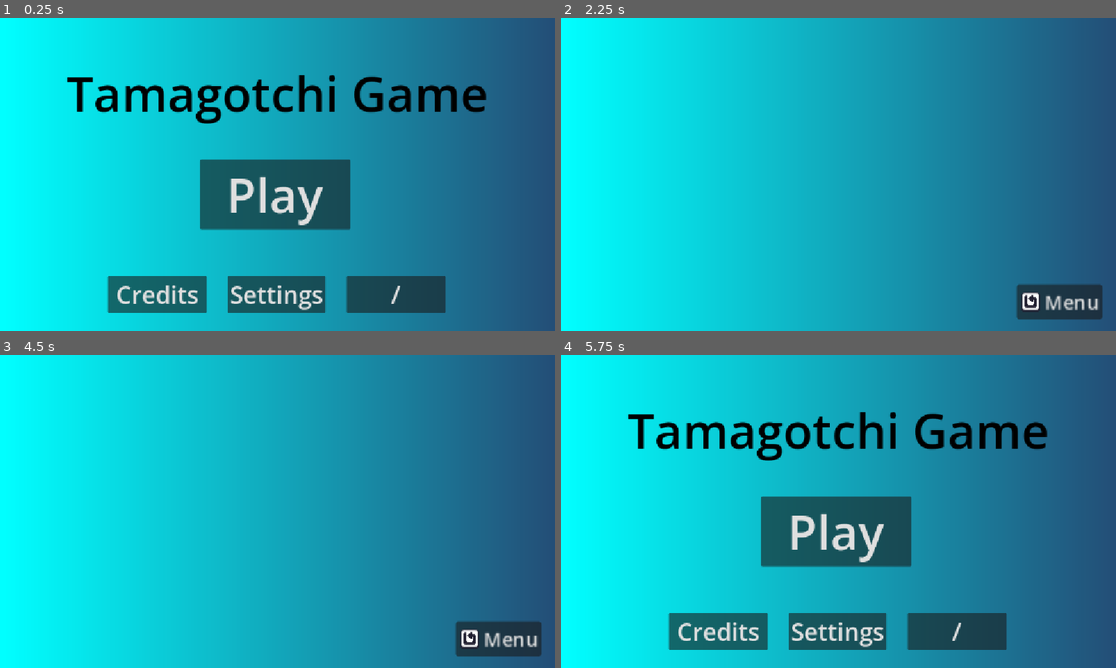
Above: before the commit, frames 1-4 (two rows, left to right).
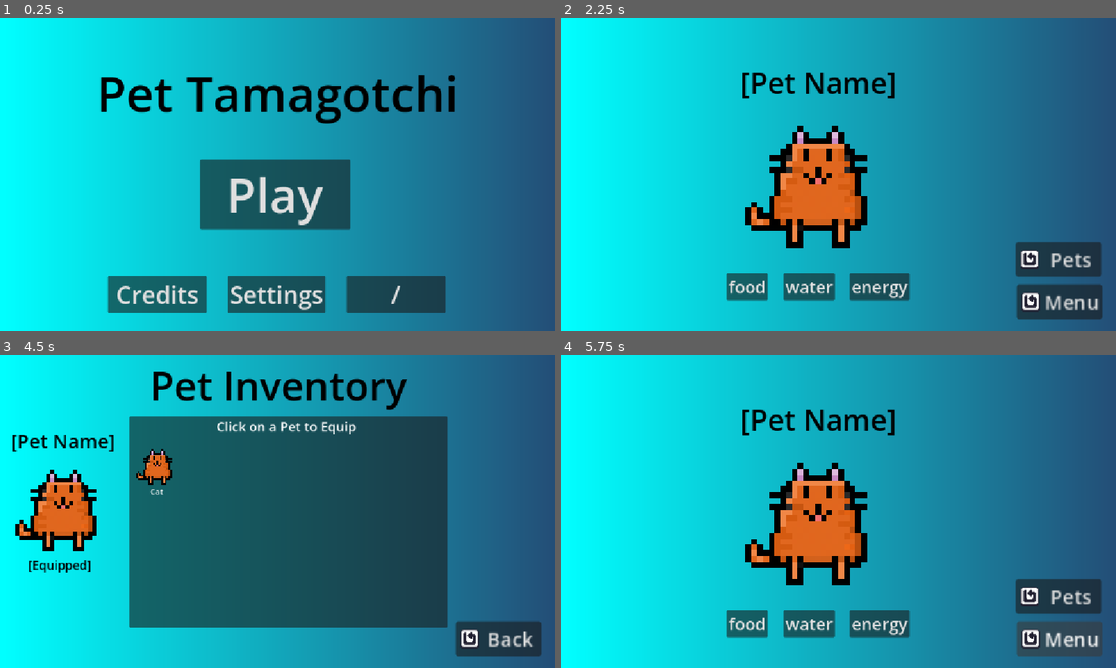
Above: after the commit, the same moments.

Repository: smallzdev/Tomagotchi-game
Game: Godot game, scene res://scenes/menus/main_menu.tscn
Two runs of this game, one before a commit and one after it. Both use one fixed random seed, a clock stepped at 60 frames per second and the inputs below.
Inputs (mouse positions are in pixels of both pictures, inside the frame that each line leads up to):
- Up to frame 1 (0.25 s): no input
- Up to frame 2 (2.25 s): click "Credits" at 0.5 s; click "Menu" at 1.25 s; click "Play" at 2 s
- Up to frame 3 (4.5 s): click "Menu" at 2.75 s; click "Play" at 3.5 s; click (499, 596) at 4.25 s, where only the run after the commit has a clickable "Pets"
- Up to frame 4 (5.75 s): click (1060, 639) at 5 s, where only the run after the commit has a clickable "Back"

The runs differ from the first frame. In frame 1, 4.2% of the frame differs, in the area x 12-88%, y 18-34%; in frame 2, 11%; in frame 3, 44%, in the area x 2-97%, y 5-94%; in frame 4, 21%.

Commit message:
More more menu work!
Did heaps more menu work. I guess because this games visuals is going to be mainly menus, rather than a typical game.

I also scripted buttons to work, came up with new menu ideas and yeah.

Diff:
--- a/scenes/menus/credits.tscn
+++ b/scenes/menus/credits.tscn
@@ -37,3 +37,15 @@
 text = "Menu"
 icon = ExtResource("1_cu0al")
 script = ExtResource("2_iiqlc")
+
+[node name="creditsLabel" type="Label" parent="." unique_id=1460375826]
+offset_left = 11.0
+offset_top = 159.0
+offset_right = 1155.0
+offset_bottom = 468.0
+theme_override_colors/font_color = Color(0, 0, 0, 1)
+theme_override_font_sizes/font_size = 35
+text = "This game and most of their assets were created by Smallz and Vic-St3r.
+
+However, some assets might be from the a free asset pack, called \"Pixel Adventure\" https://pixelfrog-assets.itch.io/pixel-adventure-1."
+autowrap_mode = 2
--- /dev/null
+++ b/scenes/menus/main_game_buttons.gd
@@ -0,0 +1,25 @@
+extends Button
+
+var petsMenu = preload("res://scenes/menus/pets.tscn")
+
+func _ready() -> void:
+	var petsButton = %petsButton
+	var foodButton = %foodButton
+	var waterButton = %waterButton
+	var energyButton = %energyButton
+	petsButton.pressed.connect(petsButton_pressed)
+	foodButton.pressed.connect(foodButton_pressed)
+	waterButton.pressed.connect(waterButton_pressed)
+	energyButton.pressed.connect(energyButton_pressed)
+
+func petsButton_pressed():
+	get_tree().change_scene_to_packed(petsMenu)
+
+func foodButton_pressed():
+	pass
+
+func waterButton_pressed():
+	pass
+
+func energyButton_pressed():
+	pass
--- a/scenes/menus/main_game_scene.tscn
+++ b/scenes/menus/main_game_scene.tscn
@@ -2,12 +2,25 @@
 
 [ext_resource type="Texture2D" uid="uid://dy1dwj583kuyx" path="res://Resources/InUse/ReusedAssets/Restart.png" id="1_582wh"]
 [ext_resource type="Script" uid="uid://dhismqn5ngu3j" path="res://scripts/menu_button.gd" id="2_ttbmu"]
+[ext_resource type="Script" uid="uid://dfum1py7ro6qt" path="res://scenes/menus/main_game_buttons.gd" id="3_2yd1b"]
+[ext_resource type="Texture2D" uid="uid://tlvriaji08jr" path="res://Resources/InUse/ReusedAssets/cat.png" id="3_pgmow"]
 
 [sub_resource type="Gradient" id="Gradient_ttbmu"]
 colors = PackedColorArray(0, 1, 1, 1, 0.13909006, 0.3063838, 0.46577227, 1)
 
 [sub_resource type="GradientTexture2D" id="GradientTexture2D_d1cif"]
 gradient = SubResource("Gradient_ttbmu")
+
+[sub_resource type="SpriteFrames" id="SpriteFrames_stm8k"]
+animations = [{
+"frames": [{
+"duration": 1.0,
+"texture": ExtResource("3_pgmow")
+}],
+"loop": 1,
+"name": &"cat",
+"speed": 5.0
+}]
 
 [node name="Node2D" type="Node2D" unique_id=111207536]
 
@@ -27,3 +40,58 @@
 text = "Menu"
 icon = ExtResource("1_582wh")
 script = ExtResource("2_ttbmu")
+
+[node name="petsButton" type="Button" parent="." unique_id=639940516]
+unique_name_in_owner = true
+offset_left = 944.0
+offset_top = 464.0
+offset_right = 1033.0
+offset_bottom = 500.0
+scale = Vector2(2, 2)
+theme_override_font_sizes/font_size = 20
+text = "Pets"
+icon = ExtResource("1_582wh")
+script = ExtResource("3_2yd1b")
+
+[node name="AnimatedSprite2D" type="AnimatedSprite2D" parent="." unique_id=1383893210]
+texture_filter = 1
+position = Vector2(528, 332)
+scale = Vector2(12, 12)
+sprite_frames = SubResource("SpriteFrames_stm8k")
+animation = &"cat"
+
+[node name="foodButton" type="Button" parent="." unique_id=1158770600]
+unique_name_in_owner = true
+offset_left = 345.0
+offset_top = 528.0
+offset_right = 430.0
+offset_bottom = 585.0
+theme_override_font_sizes/font_size = 35
+text = "food"
+
+[node name="waterButton" type="Button" parent="." unique_id=689959799]
+unique_name_in_owner = true
+offset_left = 463.0
+offset_top = 528.0
+offset_right = 569.0
+offset_bottom = 585.0
+theme_override_font_sizes/font_size = 35
+text = "water"
+
+[node name="energyButton" type="Button" parent="." unique_id=514014471]
+unique_name_in_owner = true
+offset_left = 600.0
+offset_top = 528.0
+offset_right = 724.0
+offset_bottom = 585.0
+theme_override_font_sizes/font_size = 35
+text = "energy"
+
+[node name="Label" type="Label" parent="." unique_id=1332177370]
+offset_left = 373.0
+offset_top = 92.0
+offset_right = 697.0
+offset_bottom = 175.0
+theme_override_colors/font_color = Color(0, 0, 0, 1)
+theme_override_font_sizes/font_size = 60
+text = "[Pet Name]"
--- a/scenes/menus/main_menu.tscn
+++ b/scenes/menus/main_menu.tscn
@@ -22,7 +22,7 @@
 offset_bottom = 224.0
 theme_override_colors/font_color = Color(0, 0, 0, 1)
 theme_override_font_sizes/font_size = 100
-text = "Tamagotchi Game"
+text = "Pet Tamagotchi"
 horizontal_alignment = 1
 
 [node name="playButton" type="Button" parent="." unique_id=1577812978]
--- /dev/null
+++ b/scenes/menus/pets.tscn
@@ -0,0 +1,107 @@
+[gd_scene format=3 uid="uid://886x8xj8qyty"]
+
+[ext_resource type="Texture2D" uid="uid://dy1dwj583kuyx" path="res://Resources/InUse/ReusedAssets/Restart.png" id="1_r40by"]
+[ext_resource type="Script" uid="uid://c2im2yn0mlcar" path="res://scenes/menus/pets_menu.gd" id="2_v7mvi"]
+[ext_resource type="Texture2D" uid="uid://tlvriaji08jr" path="res://Resources/InUse/ReusedAssets/cat.png" id="3_i76b6"]
+
+[sub_resource type="Gradient" id="Gradient_7dm0k"]
+colors = PackedColorArray(0, 1, 1, 1, 0.13909006, 0.3063838, 0.46577227, 1)
+
+[sub_resource type="GradientTexture2D" id="GradientTexture2D_es1s5"]
+gradient = SubResource("Gradient_7dm0k")
+
+[sub_resource type="SpriteFrames" id="SpriteFrames_ehm21"]
+animations = [{
+"frames": [{
+"duration": 1.0,
+"texture": ExtResource("3_i76b6")
+}],
+"loop": 1,
+"name": &"cat",
+"speed": 5.0
+}]
+
+[node name="Node2D" type="Node2D" unique_id=1670576886]
+
+[node name="backgroundGradient" type="TextureRect" parent="." unique_id=606695694]
+offset_right = 1157.0
+offset_bottom = 652.0
+texture = SubResource("GradientTexture2D_es1s5")
+
+[node name="Panel" type="Panel" parent="." unique_id=1786754777]
+offset_left = 270.0
+offset_top = 127.0
+offset_right = 929.0
+offset_bottom = 565.0
+
+[node name="AnimatedSprite2D2" type="AnimatedSprite2D" parent="Panel" unique_id=1871318336]
+texture_filter = 1
+position = Vector2(56, 100)
+scale = Vector2(3.5, 3.5)
+sprite_frames = SubResource("SpriteFrames_ehm21")
+animation = &"cat"
+
+[node name="Label" type="Label" parent="Panel" unique_id=799426517]
+layout_mode = 0
+offset_left = 180.0
+offset_top = 2.0
+offset_right = 469.0
+offset_bottom = 39.0
+theme_override_font_sizes/font_size = 27
+text = "Click on a Pet to Equip"
+
+[node name="Label2" type="Label" parent="Panel" unique_id=747393168]
+layout_mode = 0
+offset_left = 43.0
+offset_top = 144.0
+offset_right = 70.0
+offset_bottom = 167.0
+text = "Cat"
+horizontal_alignment = 1
+
+[node name="backButton" type="Button" parent="." unique_id=1573037775]
+unique_name_in_owner = true
+offset_left = 946.0
+offset_top = 552.0
+offset_right = 1035.0
+offset_bottom = 588.0
+scale = Vector2(2, 2)
+theme_override_font_sizes/font_size = 20
+text = "Back"
+icon = ExtResource("1_r40by")
+script = ExtResource("2_v7mvi")
+
+[node name="menuTitle" type="Label" parent="." unique_id=151105245]
+offset_left = 1.0
+offset_top = 6.0
+offset_right = 1156.0
+offset_bottom = 119.0
+theme_override_colors/font_color = Color(0, 0, 0, 1)
+theme_override_font_sizes/font_size = 82
+text = "Pet Inventory"
+horizontal_alignment = 1
+
+[node name="AnimatedSprite2D" type="AnimatedSprite2D" parent="." unique_id=1624845440]
+texture_filter = 1
+position = Vector2(129, 310)
+scale = Vector2(8, 8)
+sprite_frames = SubResource("SpriteFrames_ehm21")
+animation = &"cat"
+
+[node name="Label" type="Label" parent="." unique_id=622613827]
+offset_left = 24.0
+offset_top = 150.0
+offset_right = 247.0
+offset_bottom = 205.0
+theme_override_colors/font_color = Color(0, 0, 0, 1)
+theme_override_font_sizes/font_size = 40
+text = "[Pet Name]"
+
+[node name="Label2" type="Label" parent="." unique_id=692220823]
+offset_left = 60.0
+offset_top = 418.0
+offset_right = 190.0
+offset_bottom = 453.0
+theme_override_colors/font_color = Color(0, 0, 0, 1)
+theme_override_font_sizes/font_size = 25
+text = "[Equipped]"
--- /dev/null
+++ b/scenes/menus/pets_menu.gd
@@ -0,0 +1,14 @@
+extends Button
+
+# Called when the node enters the scene tree for the first time.
+func _ready() -> void:
+	var backButton = %backButton
+	backButton.pressed.connect(backButton_pressed)
+
+
+# Called every frame. 'delta' is the elapsed time since the previous frame.
+func _process(delta: float) -> void:
+	pass
+
+func backButton_pressed():
+	get_tree().change_scene_to_file("res://scenes/menus/main_game_scene.tscn")
Renamed: Resources/PlatformerGameResources (old game)/characters/cat.png -> Resources/InUse/ReusedAssets/cat.png
Not shown, changed: Resources/InUse/ReusedAssets/cat.png.import
Not shown, added: scenes/menus/main_game_buttons.gd.uid
Not shown, added: scenes/menus/pets_menu.gd.uid
Not shown, changed: README.md
